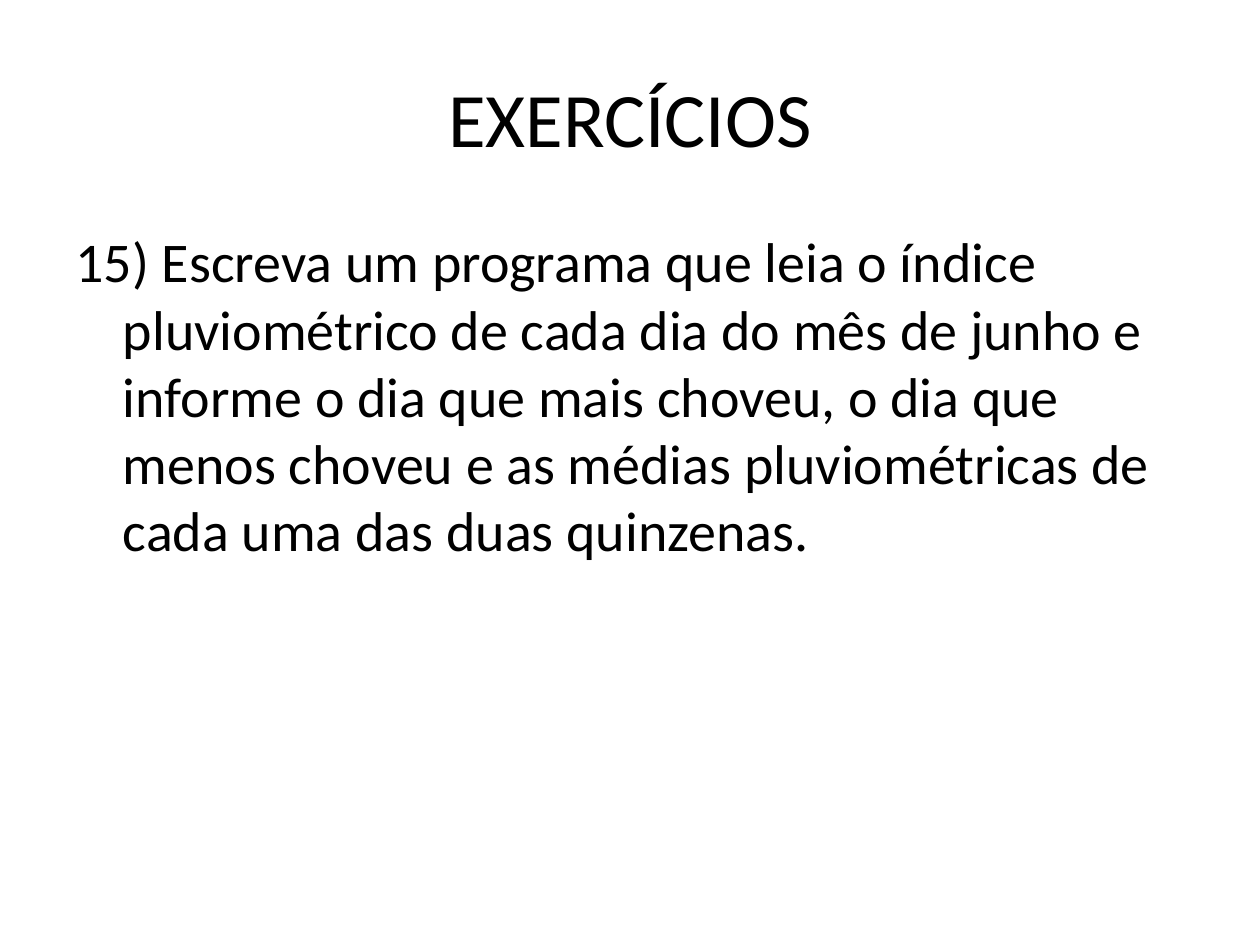
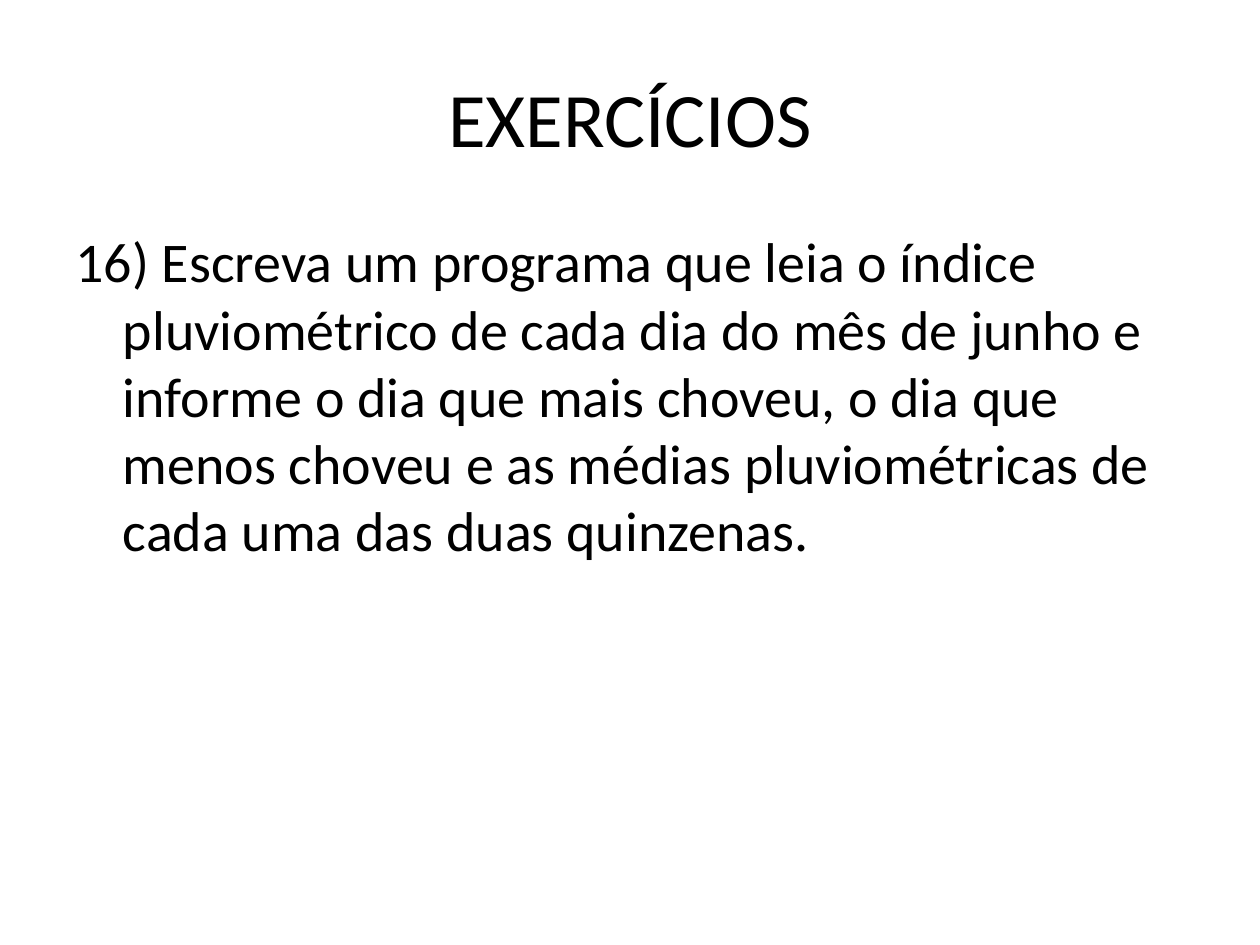
Before and after one commit to ViniciusRodrigues0078/AtividadesVisualG, a slide deck: slide 18 of EXERCÍCIOS_aula_10.pptx. Drawn at 1260x945 pixels with LibreOffice and Linux fonts; fonts in the diff are those of the drawing. Boxes give left, top, right and bottom in pixels: in the first picture for what was removed or moved away, otherwise in the second. Text is boxed around its words. In the diff, an @@ line names an element or a change of style, - is before the commit and + after.

```diff
--- a/EXERCÍCIOS_aula_10.pptx
+++ b/EXERCÍCIOS_aula_10.pptx
@@ text at bbox=[76, 241, 1149, 560]: text changed @@
-15) Escreva um programa que leia o índice pluviométrico de cada dia do mês de junho e informe o dia que mais choveu, o dia que menos choveu e as médias pluviométricas de cada uma das duas quinzenas.
+16) Escreva um programa que leia o índice pluviométrico de cada dia do mês de junho e informe o dia que mais choveu, o dia que menos choveu e as médias pluviométricas de cada uma das duas quinzenas.
```
Also in this commit, not shown: 8 other slides changed, 1 slide removed, 7 other files.
